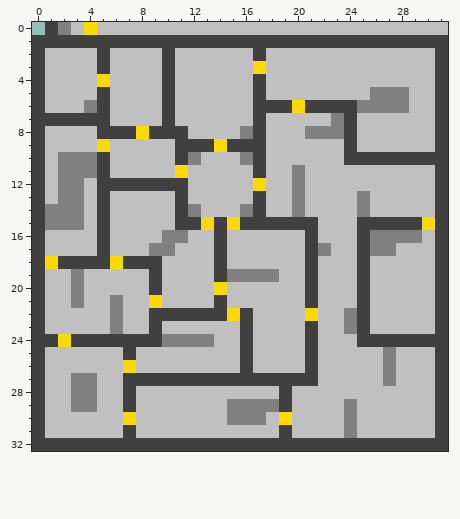
Edited in one commit: pixel-art sprite (public/games/BobTheBrawler/textures/maps/gameMapLarge.png). The picture above is the old version.
The file is 32x33 pixels.
The result:
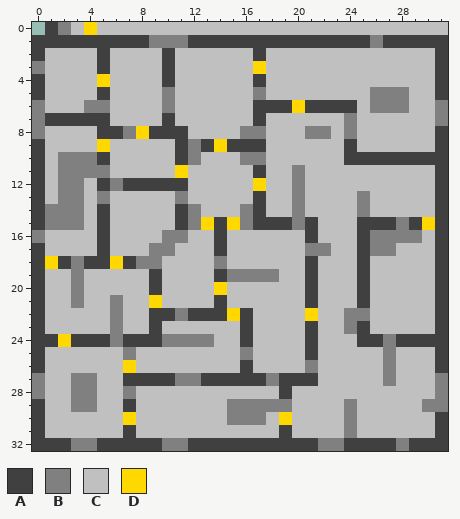
Palette (. is transparent): A #404040  B #808080  C #c0c0c0  D #ffd800
Changes in this commit:
Changed rows in their new state; - is an unchanged pixel.
first column x 0:
 1 ---------BBB--------------B-----
 3 B-------------------------------
 5 ----------B------B--------------
 6 B----B----B--------------C-----B
 7 B----------------------CB------B
 8 B------B---------B-----CB-------
 9 ------------B-------------------
10 -----------------B--------------
11 -----B--------------------------
12 ------B-------------------------
13 -----B-----B--------------------
15 ------------B---B---B-------B---
16 B-------------------------------
17 ---------------------B----------
18 ---B----BB----B-----------------
first column x 0:
22 -----------B-------------B------
24 ------B--------------------B----
25 -------B--------B---------------
26 ---------------------B----------
27 B----------BB-----B------------B
28 B------B-----------------------B
29 -------------------B----------BB
32 ---BB-----BB----------BB----B---
